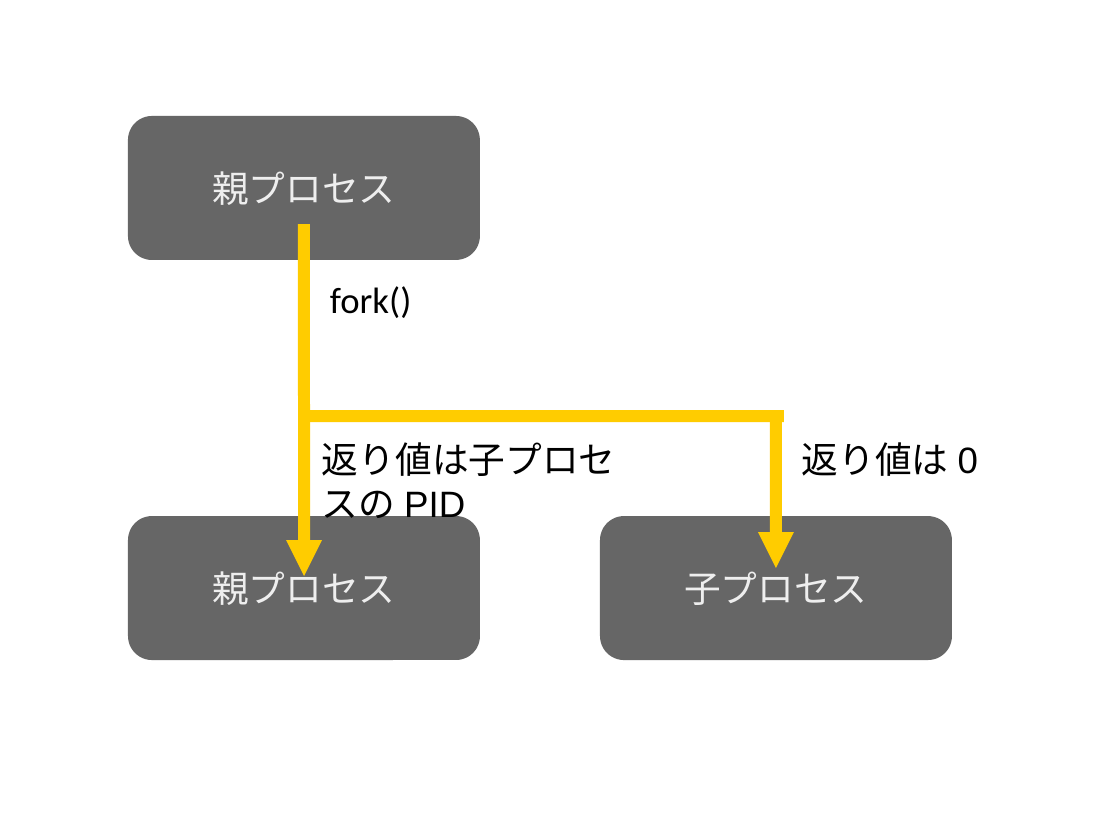
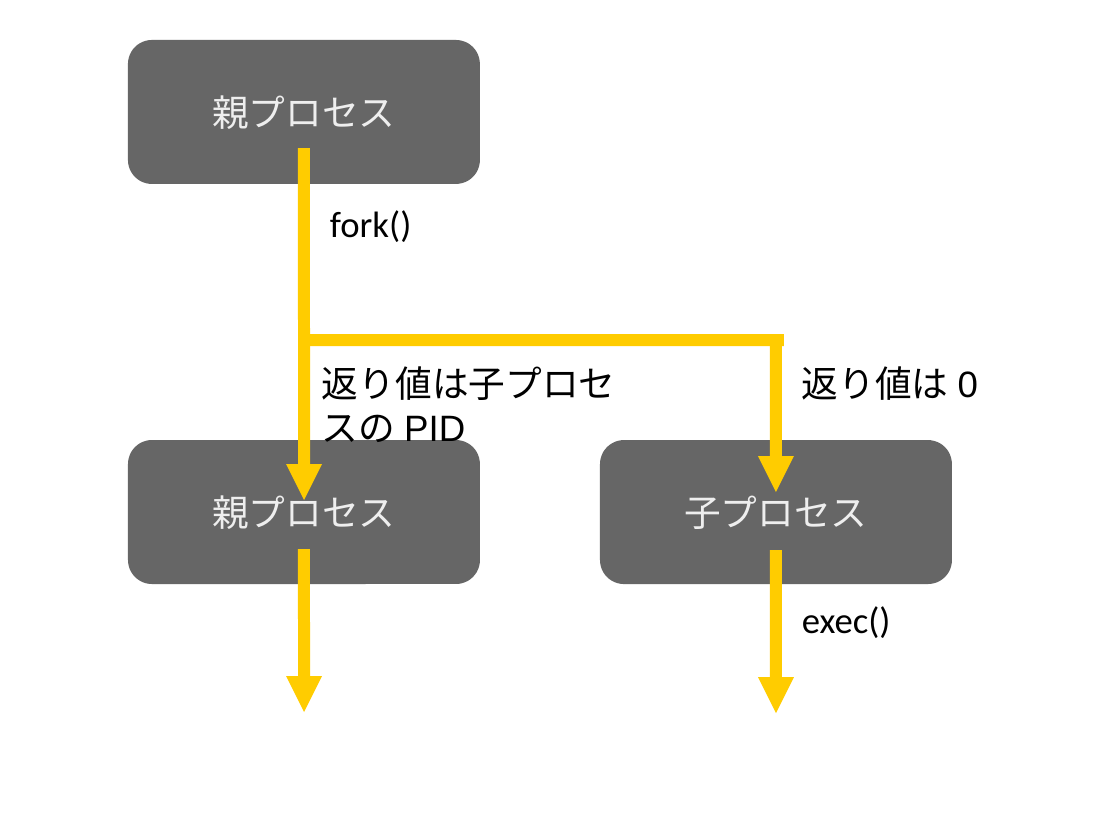
Before and after one commit to ykmarble/special-seminar, a slide deck: slide 1 of speech/fork.odp. Drawn at 1120x840 pixels with LibreOffice and Linux fonts; fonts in the diff are those of the drawing. Boxes give left, top, right and bottom in pixels: in the first picture for what was removed or moved away, otherwise in the second. Text is boxed around its words. In the diff, an @@ line names an element or a change of style, - is before the commit and + after.

```diff
--- a/speech/fork.odp
+++ b/speech/fork.odp
@@ 3 rounded rectangles, 3 texts, 2 arrows, 1 line: place and size @@
-3 rounded rectangles, 3 texts, 2 arrows, 1 line at [128,116,978,661]
+3 rounded rectangles, 3 texts, 2 arrows, 1 line at [128,40,978,584]
@@ arrow added from (304, 549) to (304, 712), #FFCC00 8.5 pt @@
@@ arrow added from (776, 550) to (776, 713), #FFCC00 8.5 pt @@
@@ text added at [802,606,891,638], 26 pt, text #000000 @@
+exec()
```
Also in this commit, not shown: 10 other files.
